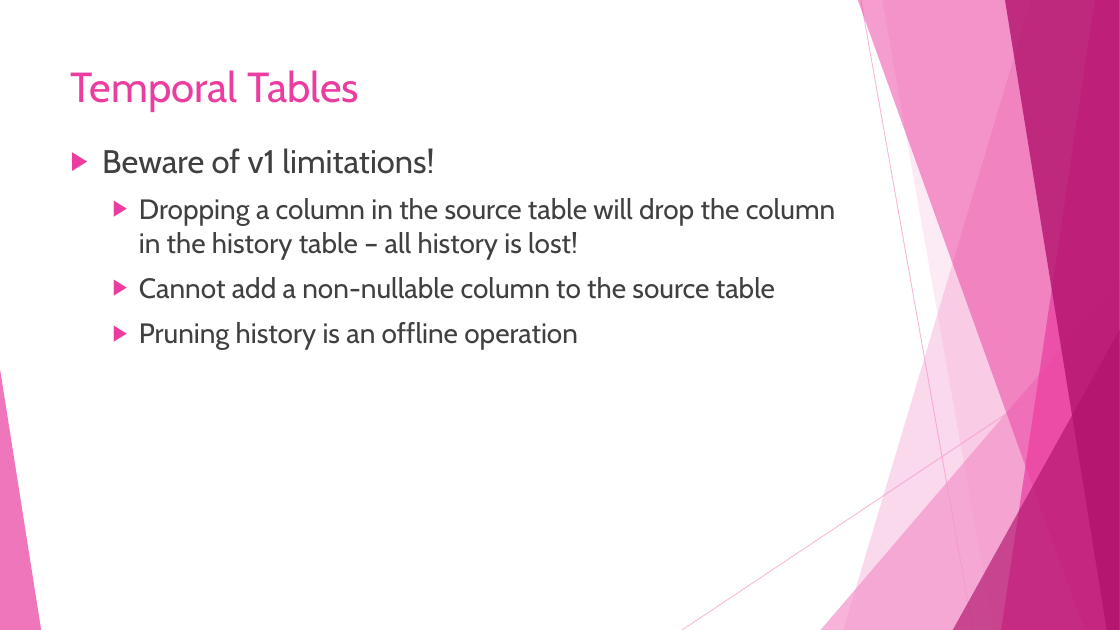
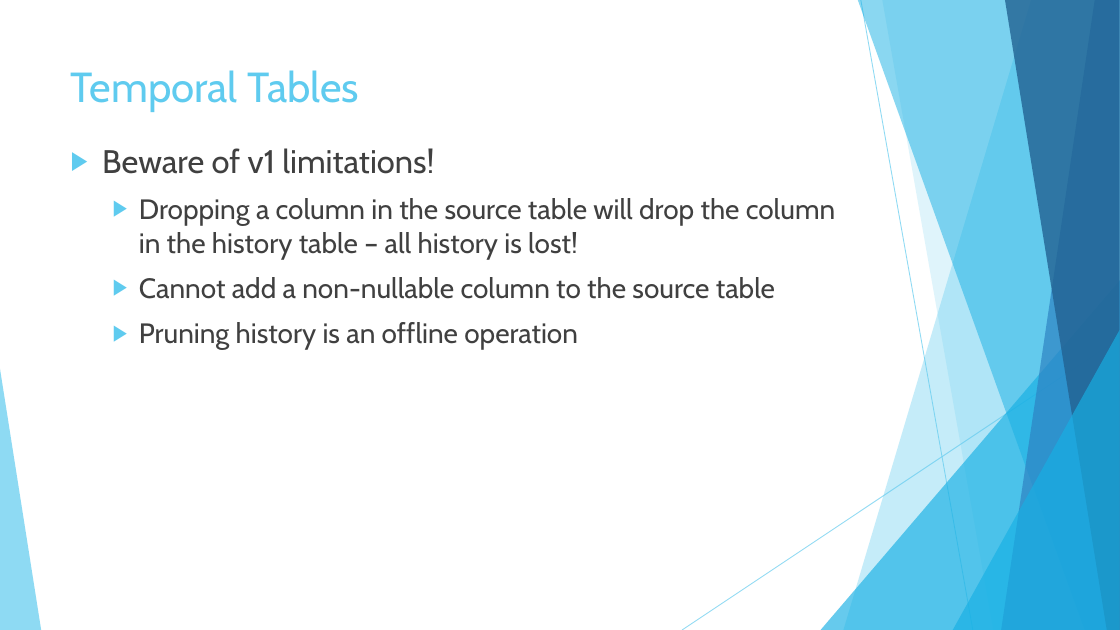
Before and after one commit to sqltran/SevenAwesomeSQLFeatures, a slide deck: slide 25 of AwesomeFreeSQLServerFeatures.pptx. Drawn at 1120x630 pixels with LibreOffice and Linux fonts; fonts in the diff are those of the drawing. Boxes give left, top, right and bottom in pixels: in the first picture for what was removed or moved away, otherwise in the second. Text is boxed around its words. In the diff, an @@ line names an element or a change of style, - is before the commit and + after.

Commit message:
Change color theme in slide deck.

```diff
--- a/AwesomeFreeSQLServerFeatures.pptx
+++ b/AwesomeFreeSQLServerFeatures.pptx
@@ freeform shape at (844,0,1120,630): fill #F496CB at 36% opacity to #5FCBEF at 36% opacity @@
@@ freeform shape at (858,0,1120,630): fill #EB3D9F at 50% opacity to #17B0E4 at 50% opacity @@
@@ line (861, 0) - (973, 630): stroke #F496CB 0.75 pt to #5FCBEF 0.75 pt @@
@@ freeform shape at (882,0,1120,630): fill #F496CB at 20% opacity to #5FCBEF at 20% opacity @@
@@ freeform shape at (1002,0,1120,630): fill #EB3D9F at 70% opacity to #2E83C3 at 70% opacity @@
@@ freeform shape at (1005,0,1120,630): fill #B2136D at 80% opacity to #226292 at 80% opacity @@
@@ title "Temporal Tables" at (71,70,359,112): text colour #EB3D9F to #5FCBEF @@
@@ text "Beware of v1 limitations!" at (102,148,835,350): bullet colour #EB3D9F to #5FCBEF @@
@@ triangle at (821,280,1120,630): fill #F496CB at 72% opacity to #17B0E4 at 66% opacity @@
@@ line (1120, 339) - (682, 630): stroke #F496CB 0.75 pt to #5FCBEF 0.75 pt @@
@@ triangle at (953,330,1120,630): fill #B2136D at 66% opacity to #17B0E4 at 66% opacity @@
@@ triangle at (0,369,41,630): fill #EB3D9F at 70% opacity to #5FCBEF at 70% opacity @@
```
Also in this commit, not shown: 37 other slides changed.
